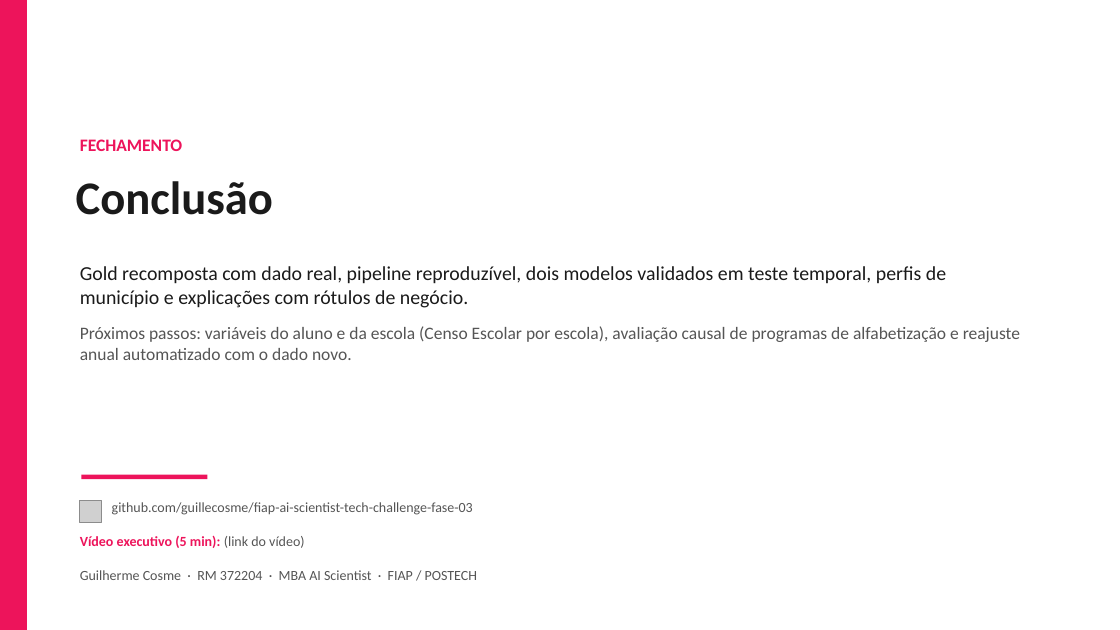
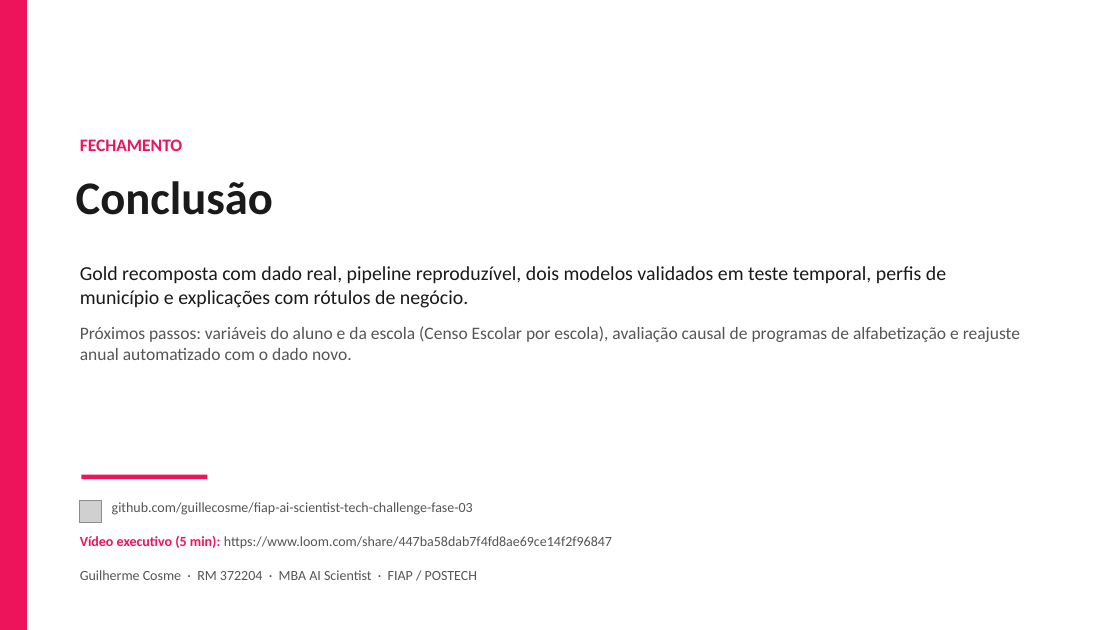
Before and after one commit to guillecosme/fiap-ai-scientist-tech-challenge-fase-03, a slide deck: slide 12 of reports/slides/RM372204 - Guilherme Cosme - Tech Challenge Fase 03.pptx. Drawn at 1120x630 pixels with LibreOffice and Linux fonts; fonts in the diff are those of the drawing; grey boxes stand for pictures. Boxes give left, top, right and bottom in pixels: in the first picture for what was removed or moved away, otherwise in the second. Text is boxed around its words. In the diff, an @@ line names an element or a change of style, - is before the commit and + after.

Commit message:
link do video executivo no readme e no deck

```diff
--- a/reports/slides/RM372204 - Guilherme Cosme - Tech Challenge Fase 03.pptx
+++ b/reports/slides/RM372204 - Guilherme Cosme - Tech Challenge Fase 03.pptx
@@ text at (80, 536, 612, 548): text changed; text colour #ED145B to #555555; bold off @@
-Vídeo executivo (5 min): (link do vídeo)
+Vídeo executivo (5 min): https://www.loom.com/share/447ba58dab7f4fd8ae69ce14f2f96847
```
Also in this commit, not shown: 1 other slide changed, 4 other files.
